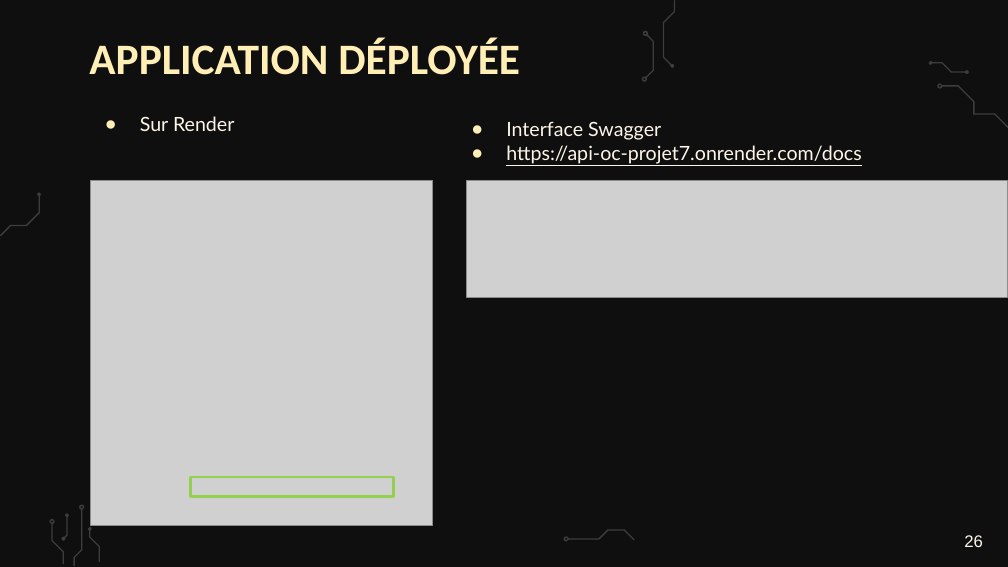
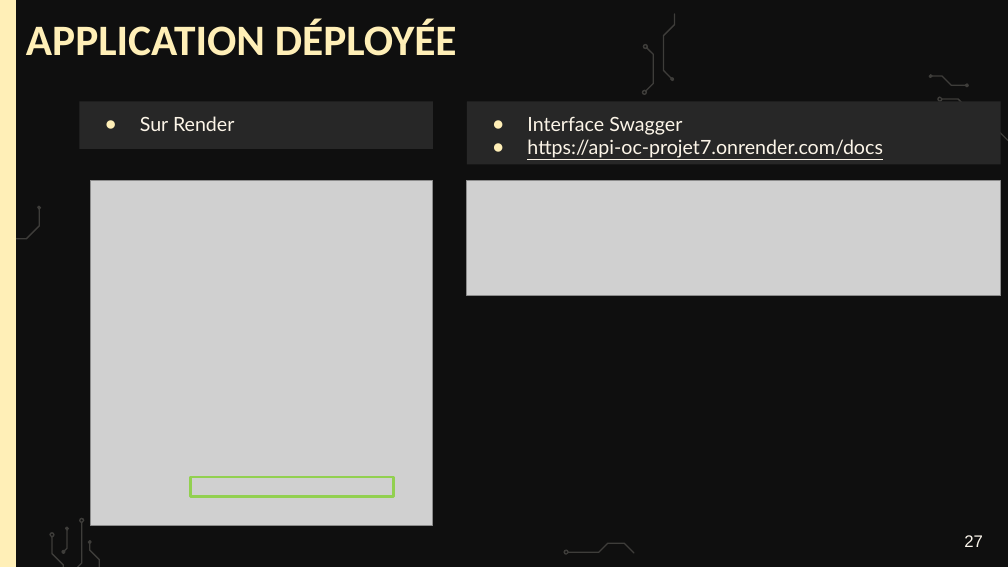
Before and after one commit to webew/api-oc-projet7, a slide deck: slide 27 of Fillion_Bertrand_6_presentation_022026.pptx (slide 26 before the commit). Drawn at 1008x567 pixels with LibreOffice and Linux fonts; fonts in the diff are those of the drawing; grey boxes stand for pictures; background and template pictures are left out. Boxes give left, top, right and bottom in pixels: in the first picture for what was removed or moved away, otherwise in the second. Text is boxed around its words. In the diff, an @@ line names an element or a change of style, - is before the commit and + after.

```diff
--- a/Fillion_Bertrand_6_presentation_022026.pptx
+++ b/Fillion_Bertrand_6_presentation_022026.pptx
@@ rectangle added at [0,0,16,566], fill #FFEFB7 @@
@@ title "APPLICATION DÉPLOYÉE": place and size @@
-title "APPLICATION DÉPLOYÉE" at [89,38,520,75]
+title "APPLICATION DÉPLOYÉE" at [26,19,457,56]
@@ subtitle "Sur Render": place and size @@
-subtitle "Sur Render" at [140,116,234,131]
+subtitle "Sur Render" at [80,102,433,149]
@@ subtitle "Sur Render" at [80,102,433,149]: fill none to #272727 @@
@@ rectangle "Interface Swagger" at [467,102,1001,164]: fill none to #272727 @@
@@ rectangle "Interface Swagger": place and size @@
-rectangle "Interface Swagger" at [506,121,862,164]
+rectangle "Interface Swagger" at [467,102,1001,164]
@@ picture: place and size @@
-picture at [467,180,1008,297]
+picture at [467,180,1001,295]
@@ 10 freeform shapes: place and size @@
-10 freeform shapes at [0,0,1008,566]
+10 freeform shapes at [0,13,1008,567]
@@ page number at [964,535,983,547]: text changed @@
-26
+27
```
Also in this commit, not shown: 26 other slides changed, 3 slides added.
